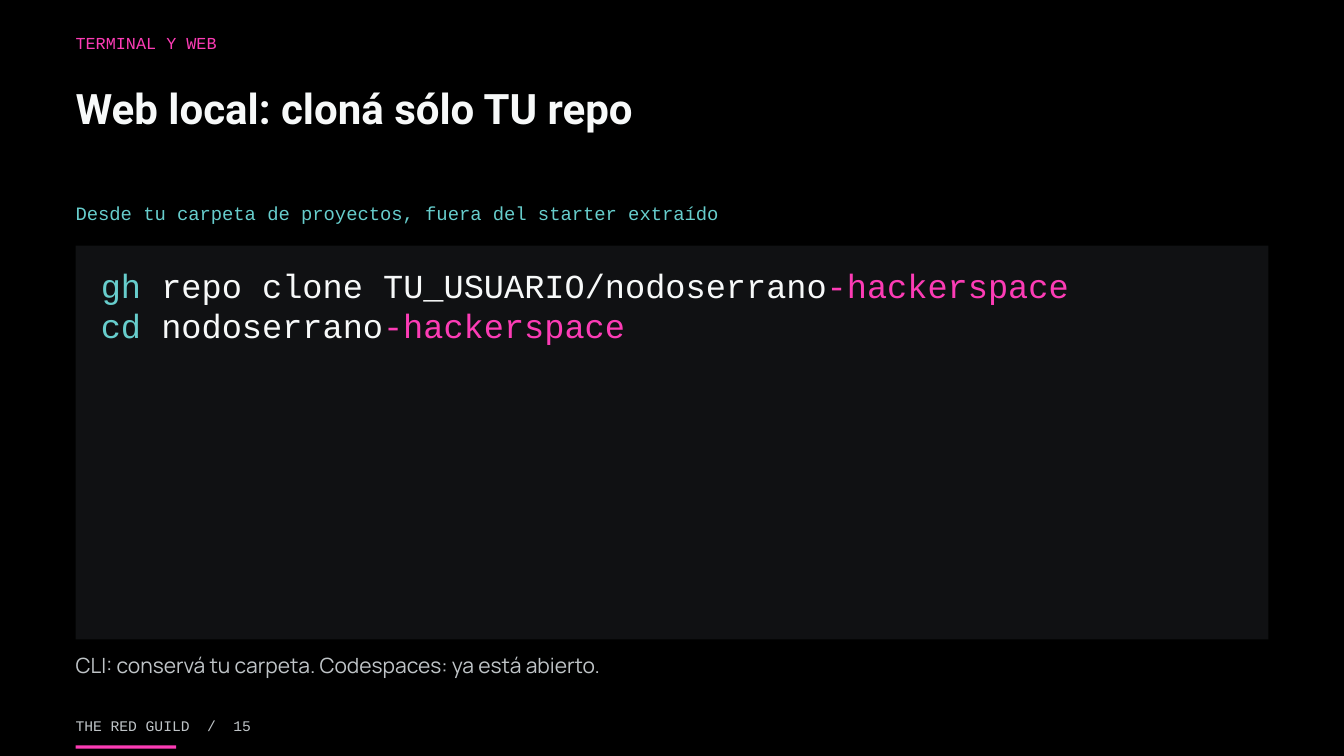
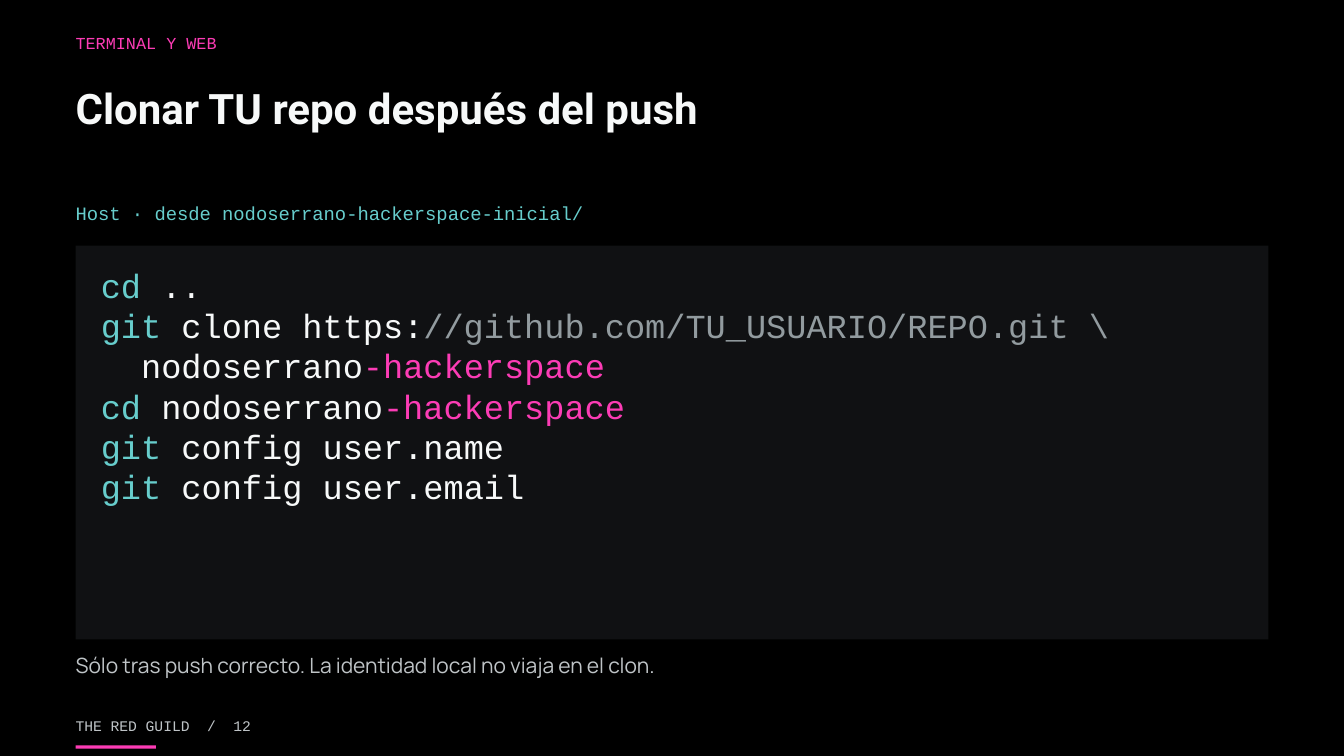
Before and after one commit to theredguild/github-ai-automation-lab, a slide deck: slide 12 of slides/workshop.pptx (slide 15 before the commit). Drawn at 1344x756 pixels with LibreOffice and Linux fonts; fonts in the diff are those of the drawing. Boxes give left, top, right and bottom in pixels: in the first picture for what was removed or moved away, otherwise in the second. Text is boxed around its words. In the diff, an @@ line names an element or a change of style, - is before the commit and + after.

Commit message:
docs: move optional Codespaces demo after published app

```diff
--- a/slides/workshop.pptx
+++ b/slides/workshop.pptx
@@ text at box(76, 92, 697, 133): text changed @@
-Web local: cloná sólo TU repo
+Clonar TU repo después del push
@@ text at box(76, 206, 583, 224): text changed @@
-Desde tu carpeta de proyectos, fuera del starter extraído
+Host · desde nodoserrano-hackerspace-inicial/
@@ text at box(101, 273, 1068, 385): text changed; text colour #F7F9F9 to #929B9F @@
-gh repo clone TU_USUARIO/nodoserrano-hackerspace
+cd ..
+git clone https://github.com/TU_USUARIO/REPO.git \
+nodoserrano-hackerspace
@@ text at box(101, 435, 525, 506): paragraphs added @@
+git config user.name
+git config user.email
@@ text at box(76, 656, 654, 678): text changed @@
-CLI: conservá tu carpeta. Codespaces: ya está abierto.
+Sólo tras push correcto. La identidad local no viaja en el clon.
@@ text at box(76, 721, 251, 731): text changed @@
-THE RED GUILD / 15
+THE RED GUILD / 12
@@ rectangle: place and size @@
-rectangle at box(76, 746, 176, 749)
+rectangle at box(76, 746, 156, 749)
```
Also in this commit, not shown: 44 other slides changed, 5 slides added, 5 slides removed, 3 other files.
